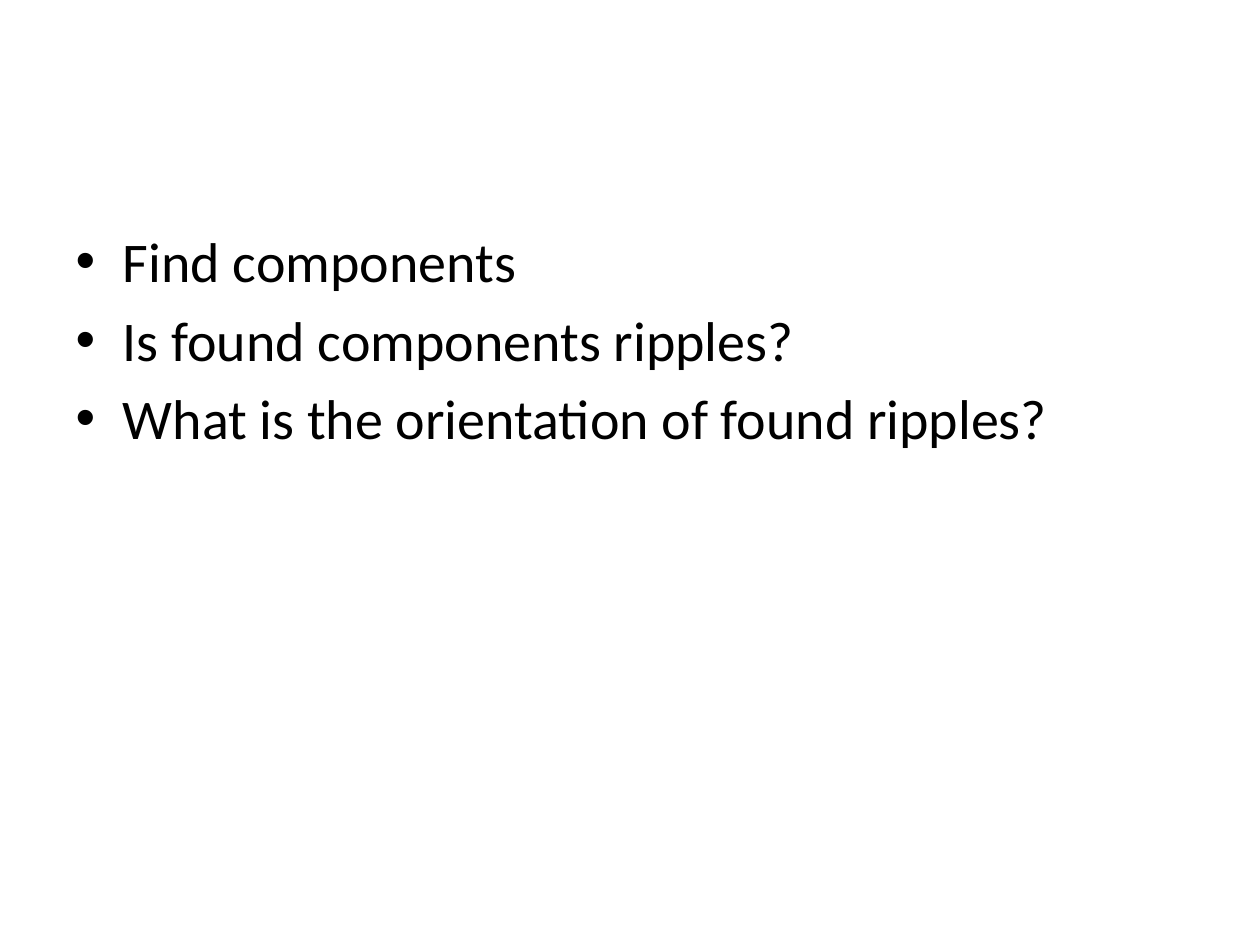
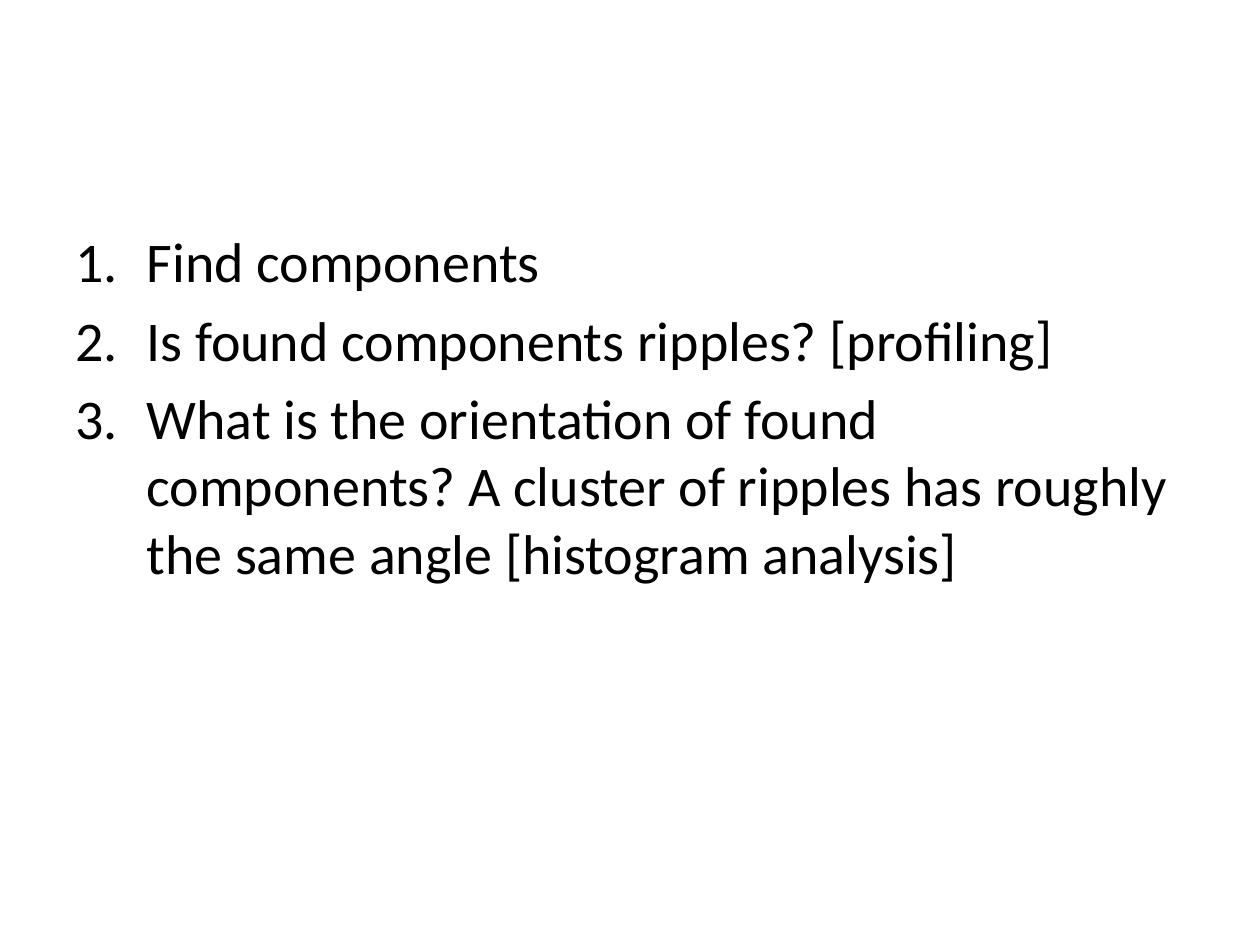
Before and after one commit to myIMT/ConsoleApplication5, a slide deck: slide 2 of ConsoleApplication5/20170118_POA.pptx. Drawn at 1260x945 pixels with LibreOffice and Linux fonts; fonts in the diff are those of the drawing. Boxes give left, top, right and bottom in pixels: in the first picture for what was removed or moved away, otherwise in the second. Text is boxed around its words. In the diff, an @@ line names an element or a change of style, - is before the commit and + after.

```diff
--- a/ConsoleApplication5/20170118_POA.pptx
+++ b/ConsoleApplication5/20170118_POA.pptx
@@ text at [146, 243, 539, 291]: bullet • to 1. @@
@@ text at [146, 320, 1166, 584]: text changed @@
-• Is found components ripples?
-• What is the orientation of found ripples?
+2. Is found components ripples? [profiling]
+3. What is the orientation of found components? A cluster of ripples has roughly the same angle [histogram analysis]
```
Also in this commit, not shown: 3 other slides changed, 1 slide added, 3 other files.
